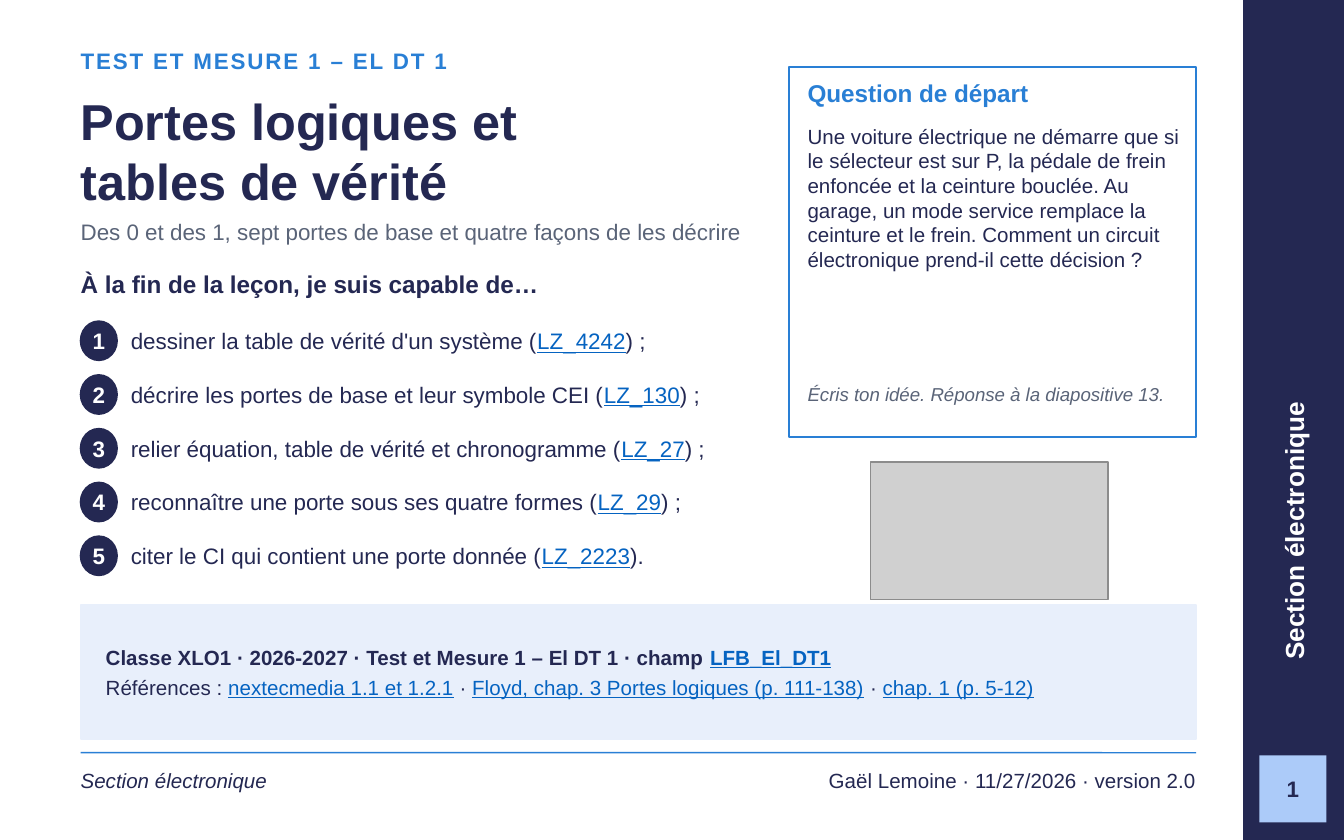
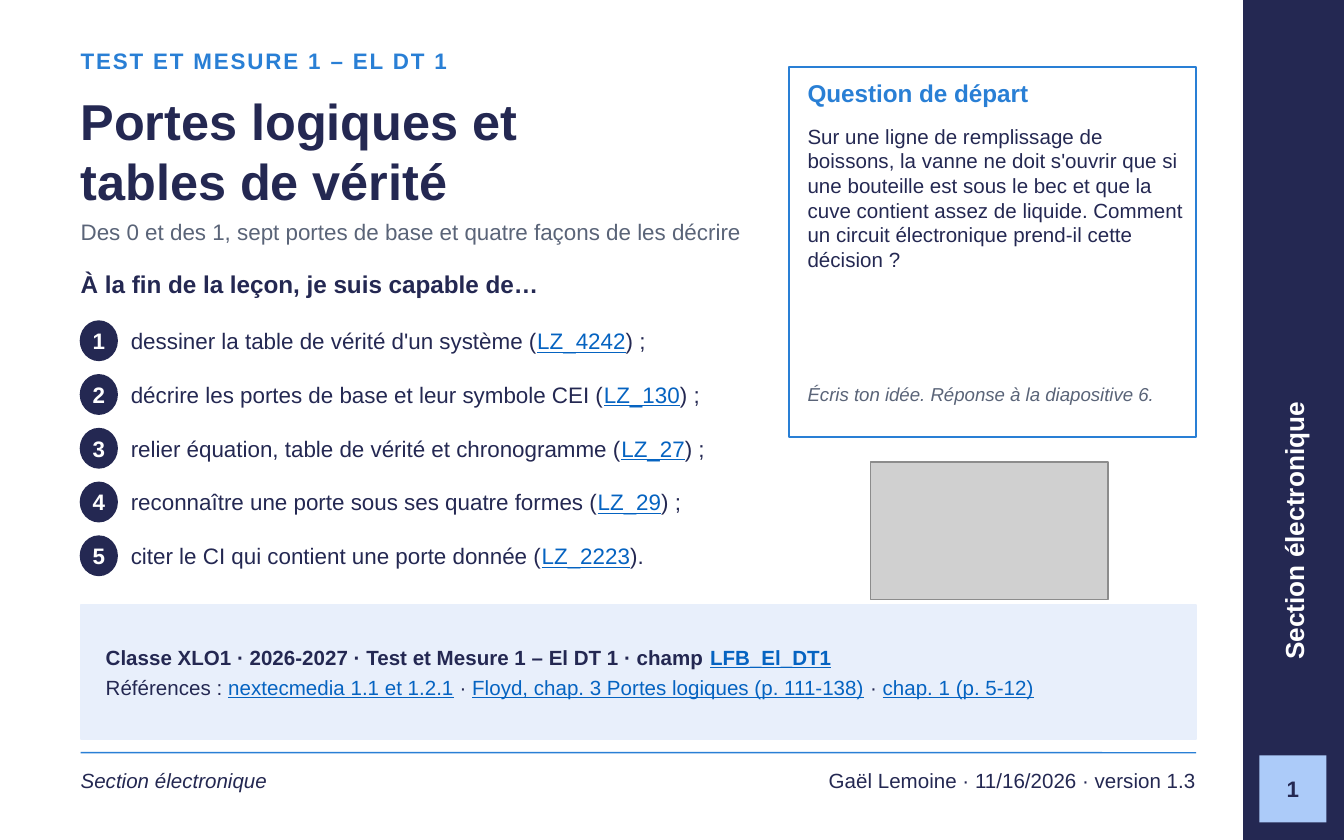
Before and after one commit to GlemoineETML/cours-etml, a slide deck: slide 1 of reference/tm1/semaine-1/120 Portes logiques et tables de vérité.pptx. Drawn at 1344x840 pixels with LibreOffice and Linux fonts; fonts in the diff are those of the drawing; grey boxes stand for pictures; background and template pictures are left out. Boxes give left, top, right and bottom in pixels: in the first picture for what was removed or moved away, otherwise in the second. Text is boxed around its words. In the diff, an @@ line names an element or a change of style, - is before the commit and + after.

```diff
--- a/reference/tm1/semaine-1/120 Portes logiques et tables de vérité.pptx
+++ b/reference/tm1/semaine-1/120 Portes logiques et tables de vérité.pptx
@@ text at <box>808,129,1182,267</box>: text changed @@
-Une voiture électrique ne démarre que si le sélecteur est sur P, la pédale de frein enfoncée et la ceinture bouclée. Au garage, un mode service remplace la ceinture et le frein. Comment un circuit électronique prend-il cette décision ?
+Sur une ligne de remplissage de boissons, la vanne ne doit s'ouvrir que si une bouteille est sous le bec et que la cuve contient assez de liquide. Comment un circuit électronique prend-il cette décision ?
@@ text at <box>808,387,1154,405</box>: text changed @@
-Écris ton idée. Réponse à la diapositive 13.
+Écris ton idée. Réponse à la diapositive 6.
@@ text at <box>829,773,1196,789</box>: text changed @@
-Gaël Lemoine · 11/27/2026 · version 2.0
+Gaël Lemoine · 11/16/2026 · version 1.3
```
Also in this commit, not shown: 16 other slides changed, 1 slide removed, 4 other files.
